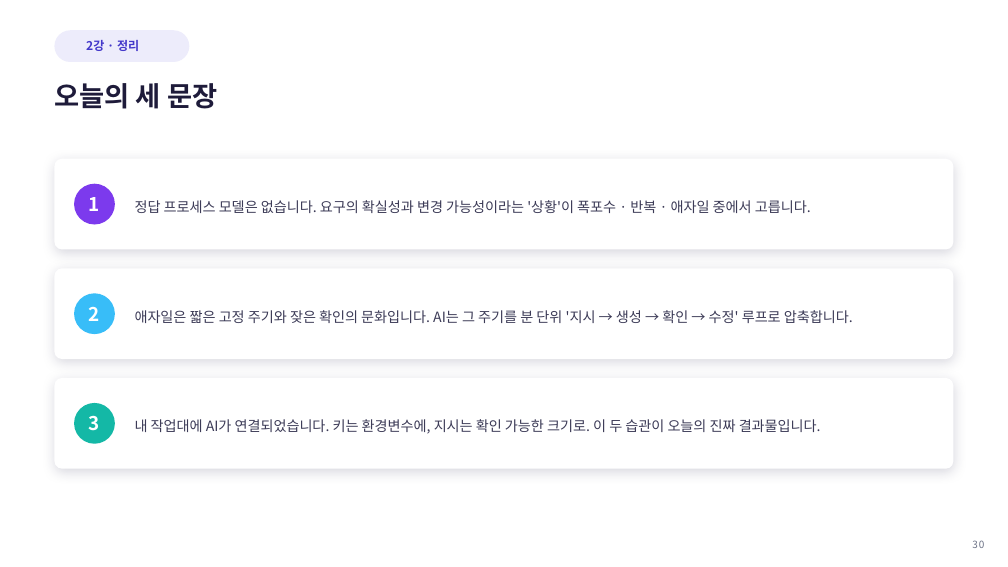
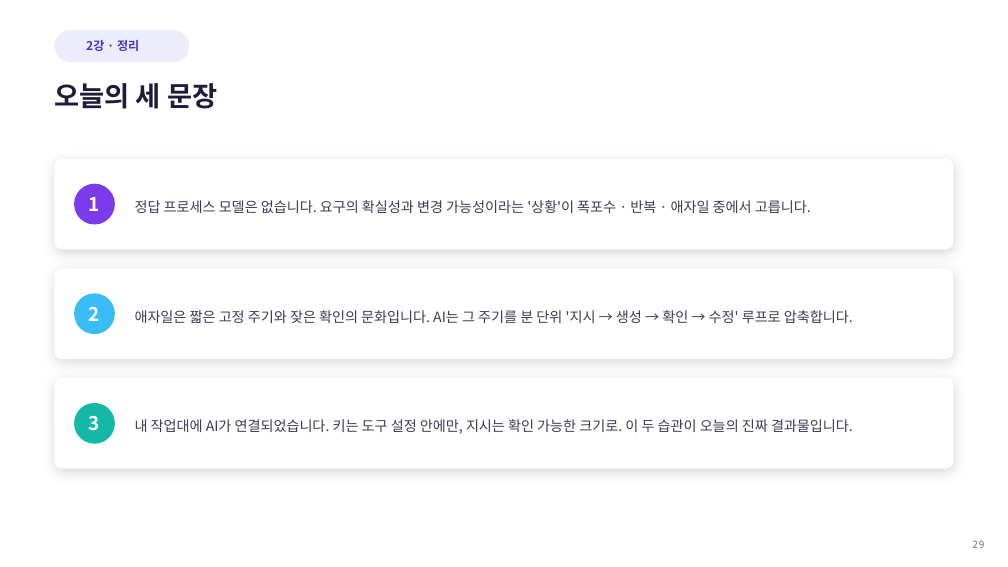
Before and after one commit to Sangdon-Park/Sangdon-Park.github.io, a slide deck: slide 29 of data/생성형 AI 소프트웨어공학/생성형AI소프트웨어공학_2강.pptx (slide 30 before the commit). Drawn at 1008x567 pixels with LibreOffice and Linux fonts; fonts in the diff are those of the drawing; background and template pictures are left out. Boxes give left, top, right and bottom in pixels: in the first picture for what was removed or moved away, otherwise in the second. Text is boxed around its words. In the diff, an @@ line names an element or a change of style, - is before the commit and + after.

```diff
--- a/data/생성형 AI 소프트웨어공학/생성형AI소프트웨어공학_2강.pptx
+++ b/data/생성형 AI 소프트웨어공학/생성형AI소프트웨어공학_2강.pptx
@@ text at box(135, 419, 853, 434): text changed @@
-내 작업대에 AI가 연결되었습니다. 키는 환경변수에, 지시는 확인 가능한 크기로. 이 두 습관이 오늘의 진짜 결과물입니다.
+내 작업대에 AI가 연결되었습니다. 키는 도구 설정 안에만, 지시는 확인 가능한 크기로. 이 두 습관이 오늘의 진짜 결과물입니다.
```
Also in this commit, not shown: 10 other slides changed, 7 slides added, 8 slides removed, 35 other files.
